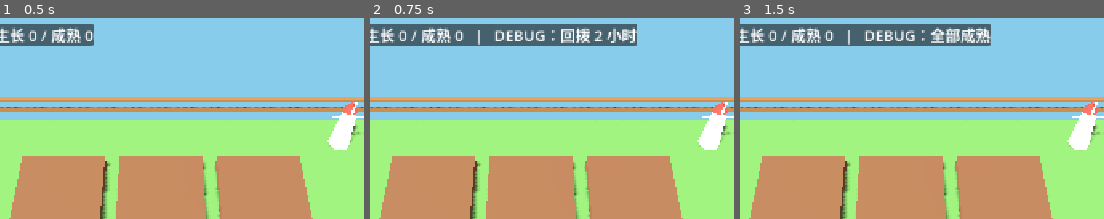
Above: before the commit, frames 1-3 (left to right).
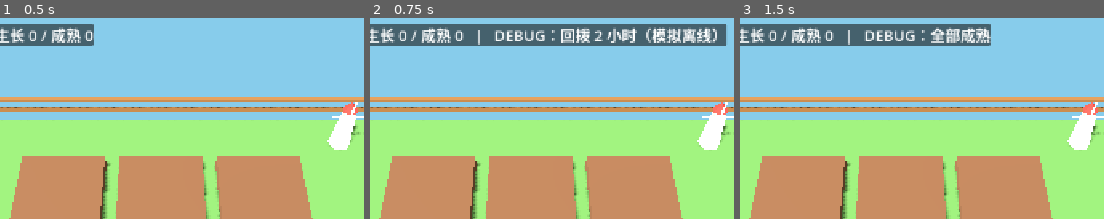
Above: after the commit, the same moments.

Repository: 000saber000/111
Game: Godot game, scene res://scenes/main.tscn
The game is run twice, just before and just after one commit, with the same random seed, the same clock (stepped at 60 frames per second) and the same inputs.
Inputs:
- Up to frame 1 (0.5 s): no input
- Up to frame 2 (0.75 s): click "DEBUG: 回拨 2 小时" at 0.5 s
- Up to frame 3 (1.5 s): click "DEBUG: 立刻成熟" at 1.25 s
The pictures show only the part of the screen within x 32-82%, y 0-50%; the shares and areas given below are measured in that part.

Frame 1 is identical in both runs. In frame 2, 2.7% of the frame differs, in the area x 72-98%, y 2-14%; in frame 3, nothing differs.

Commit message:
fix(m2): 回拨调试改走真实离线结算路径；补 M2 真机验收截图与交接文档 (#2)

Diff:
--- a/scripts/main.gd
+++ b/scripts/main.gd
@@ -320,11 +320,17 @@
 
 
 func _debug_rewind() -> void:
-	_data["last_seen_at"] = _now() - 7200
+	## 模拟「关掉 2 小时再打开」：last_seen_at 和生长中的 planted_at 一起往回拨，
+	## 这样 apply_offline() 走的完全是真实离线结算的代码路径。
+	var shift := 7200
+	_data["last_seen_at"] = _now() - shift
+	for plot in _data.get("plots", []):
+		if String(plot.get("state", STATE_EMPTY)) == STATE_GROWING:
+			plot["planted_at"] = int(plot.get("planted_at", _now())) - shift
 	_apply_offline()
 	_refresh_plots()
 	SaveManager.save_data(_data)
-	_message = "DEBUG：回拨 2 小时"
+	_message = "DEBUG：回拨 2 小时（模拟离线）"
 	_update_hud()
 
 
Binary file added: docs/screenshot-m2-device.png
Not shown, changed: docs/handoff-M2.md
